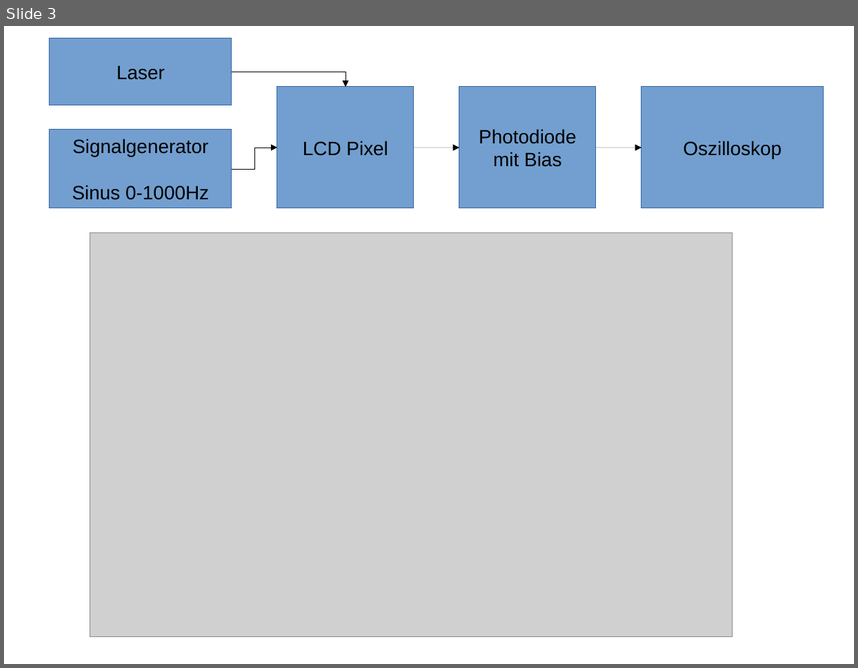
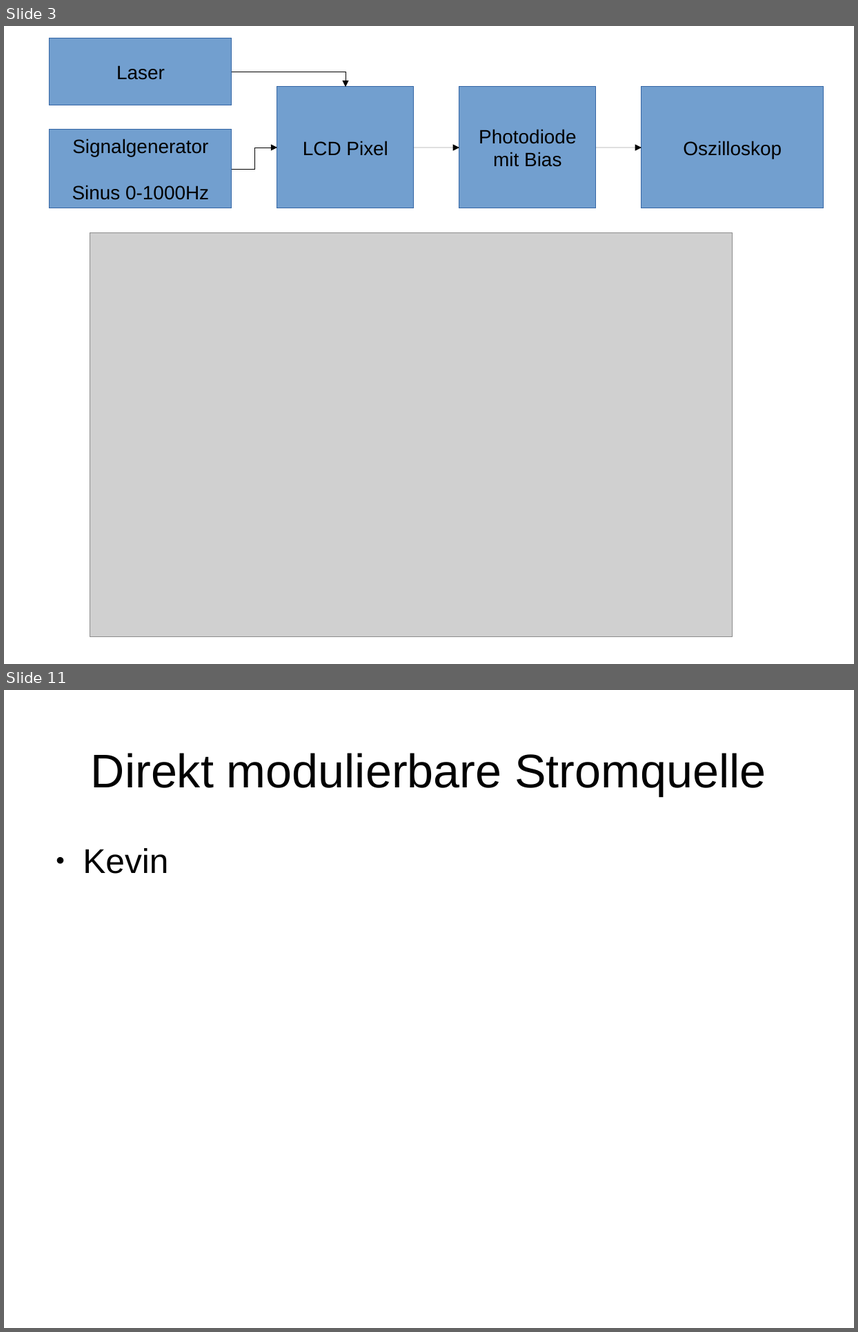
Before and after one commit to ekiwi/iph, a slide deck: presentation/pres01.odp. Shown one above the other, each under a label of ours: slide 3 before the commit, slides 3 and 11 after it; the slides between them are not shown. The pictures are 858x668 and 858x1332 pixels, drawn with LibreOffice and Linux fonts; fonts in the diff are those of the drawing; grey boxes stand for pictures. Boxes give left, top, right and bottom in pixels: in the first picture for what was removed or moved away, otherwise in the second. Text is boxed around its words. In the diff, an @@ line names an element or a change of style, - is before the commit and + after.

```diff
--- a/presentation/pres01.odp
+++ b/presentation/pres01.odp
@@ slide 11 added at [4, 690, 854, 1328], background #FFFFFF @@
@@ title added at [91, 753, 766, 796], 44 pt, text #000000 @@
+Direkt modulierbare Stromquelle
@@ text added at [83, 848, 168, 874], 32 pt, text #000000 @@
+● Kevin
```
Also in this commit, not shown: 1 slide changed, 6 other slides added.
